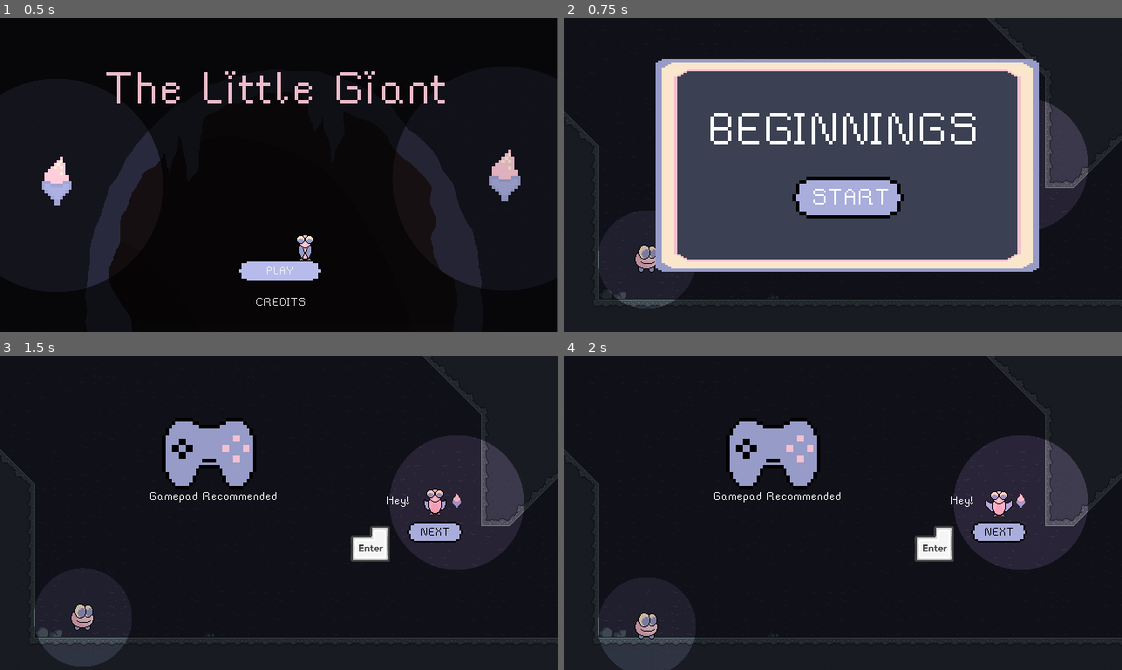
Above: before the commit, frames 1-4 (two rows, left to right).
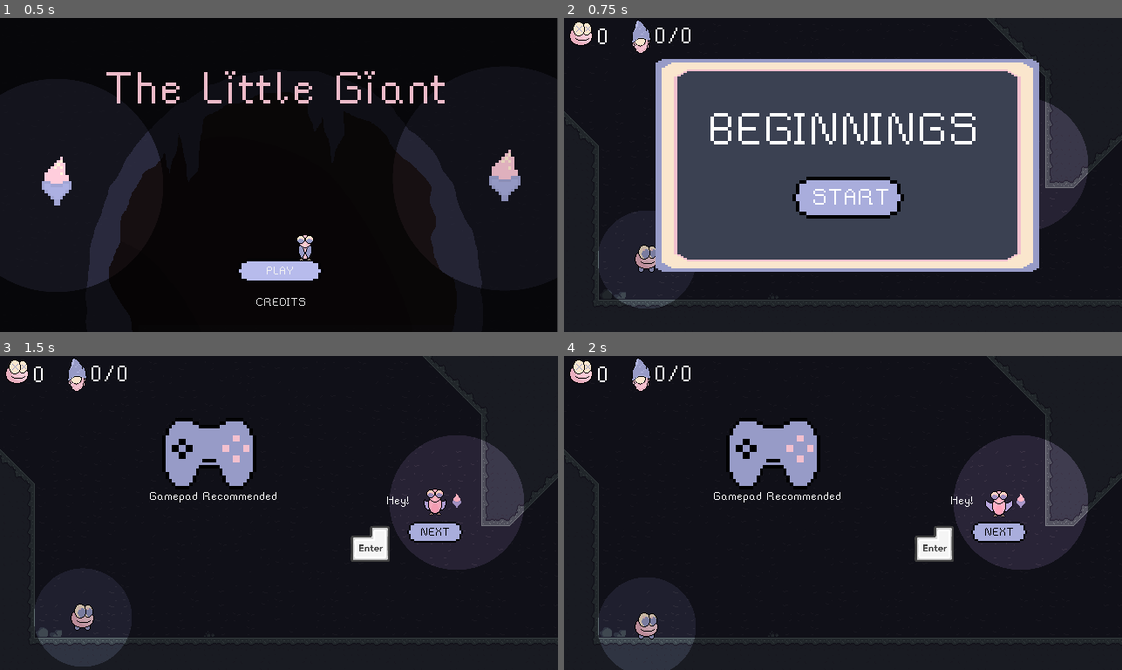
Above: after the commit, the same moments.

Repository: billbobphil/game-off-2023
Game: Godot game, scene res://root/root.tscn
Same seed, same stepped clock (60 frames per second), same inputs: the game is played once before the commit and once after it.
Inputs:
- Up to frame 1 (0.5 s): no input
- Up to frame 2 (0.75 s): click "PLAY" at 0.5 s
- Up to frame 3 (1.5 s): click "START" at 1.25 s
- Up to frame 4 (2 s): no input

Frame 1 is identical in both runs. In frame 2, 0.5% of the frame differs, in the area x 1-23%, y 0-12%; in frame 3, 0.5%; in frame 4, 0.5%.

Commit message:
Added a placeholder thanks for playing screen - waiting for art

Diff:
--- /dev/null
+++ b/gameEnd/game_end.tscn
@@ -0,0 +1,23 @@
+[gd_scene load_steps=2 format=3 uid="uid://b6hahw06rx4ll"]
+
+[ext_resource type="Theme" uid="uid://lmesfrfslv4p" path="res://fonts/rainy-hearts-font-theme.tres" id="1_a5nna"]
+
+[node name="game_end" type="Node2D"]
+
+[node name="Collectibles" type="Node2D" parent="."]
+
+[node name="Stats" type="Node2D" parent="."]
+
+[node name="CanvasModulate" type="CanvasModulate" parent="." groups=["canvasModulate"]]
+color = Color(0.380392, 0.380392, 0.380392, 1)
+
+[node name="CanvasLayer" type="CanvasLayer" parent="."]
+
+[node name="Label" type="Label" parent="CanvasLayer"]
+offset_left = 205.0
+offset_top = 157.0
+offset_right = 453.0
+offset_bottom = 190.0
+theme = ExtResource("1_a5nna")
+theme_override_font_sizes/font_size = 32
+text = "Thanks for playing!"
--- a/hud/HUD.gd
+++ b/hud/HUD.gd
@@ -5,11 +5,10 @@
 @onready var totalCollectibleCounterLabel = $TotalCollectibleCounterLabel;
 
 func enableHUD():
-	pass;
+	visible = true;
 
 func disableHUD():
 	visible = false;
-	pass;
 
 func incrementDeathCounter(newCount):
 	deathCounterLabel.text = str(newCount);
--- a/root/root.tscn
+++ b/root/root.tscn
@@ -10,6 +10,7 @@
 [ext_resource type="Texture2D" uid="uid://hko51bie4a6j" path="res://hud/player-death-icon-32x32.png" id="5_mlvek"]
 [ext_resource type="Script" path="res://levels/LevelMounter.gd" id="6_ovqv7"]
 [ext_resource type="AudioStream" uid="uid://px8mfp022k0g" path="res://player/sound/death.wav" id="7_0poe8"]
+[ext_resource type="PackedScene" uid="uid://b6hahw06rx4ll" path="res://gameEnd/game_end.tscn" id="7_eb1s0"]
 [ext_resource type="Texture2D" uid="uid://c5jwvuq1k0flk" path="res://collectibles/collecitble-icon.png" id="7_gpfsh"]
 [ext_resource type="AudioStream" uid="uid://cagnuh0m17fkc" path="res://abilityUnlocks/dramatic-zoom.mp3" id="8_5xvi2"]
 [ext_resource type="AudioStream" uid="uid://5m7ak0bsmlma" path="res://genericSound/button-click.wav" id="9_v3ha5"]
@@ -27,8 +28,8 @@
 [node name="LevelMounter" type="Node2D" parent="." groups=["LevelMounter"]]
 position = Vector2(-1, 0)
 script = ExtResource("6_ovqv7")
-levelPaths = Array[PackedScene]([ExtResource("2_hos4s"), ExtResource("3_ob0di"), ExtResource("2_rl4h1"), ExtResource("3_2nj7d"), ExtResource("4_yfh48")])
-specialLevelIndexes = Array[int]([0])
+levelPaths = Array[PackedScene]([ExtResource("2_hos4s"), ExtResource("3_ob0di"), ExtResource("2_rl4h1"), ExtResource("3_2nj7d"), ExtResource("4_yfh48"), ExtResource("7_eb1s0")])
+specialLevelIndexes = Array[int]([0, 1, 5])
 
 [node name="HUD" type="CanvasLayer" parent="." groups=["HUD"]]
 script = ExtResource("4_rshjh")
Not shown: 1 places in root/root.tscn that only renumber resources
